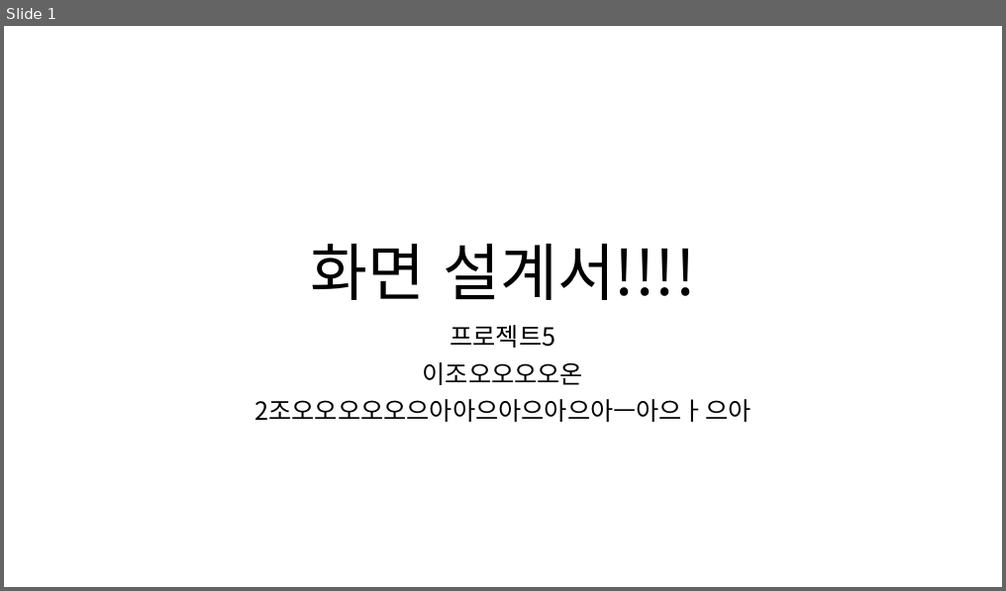
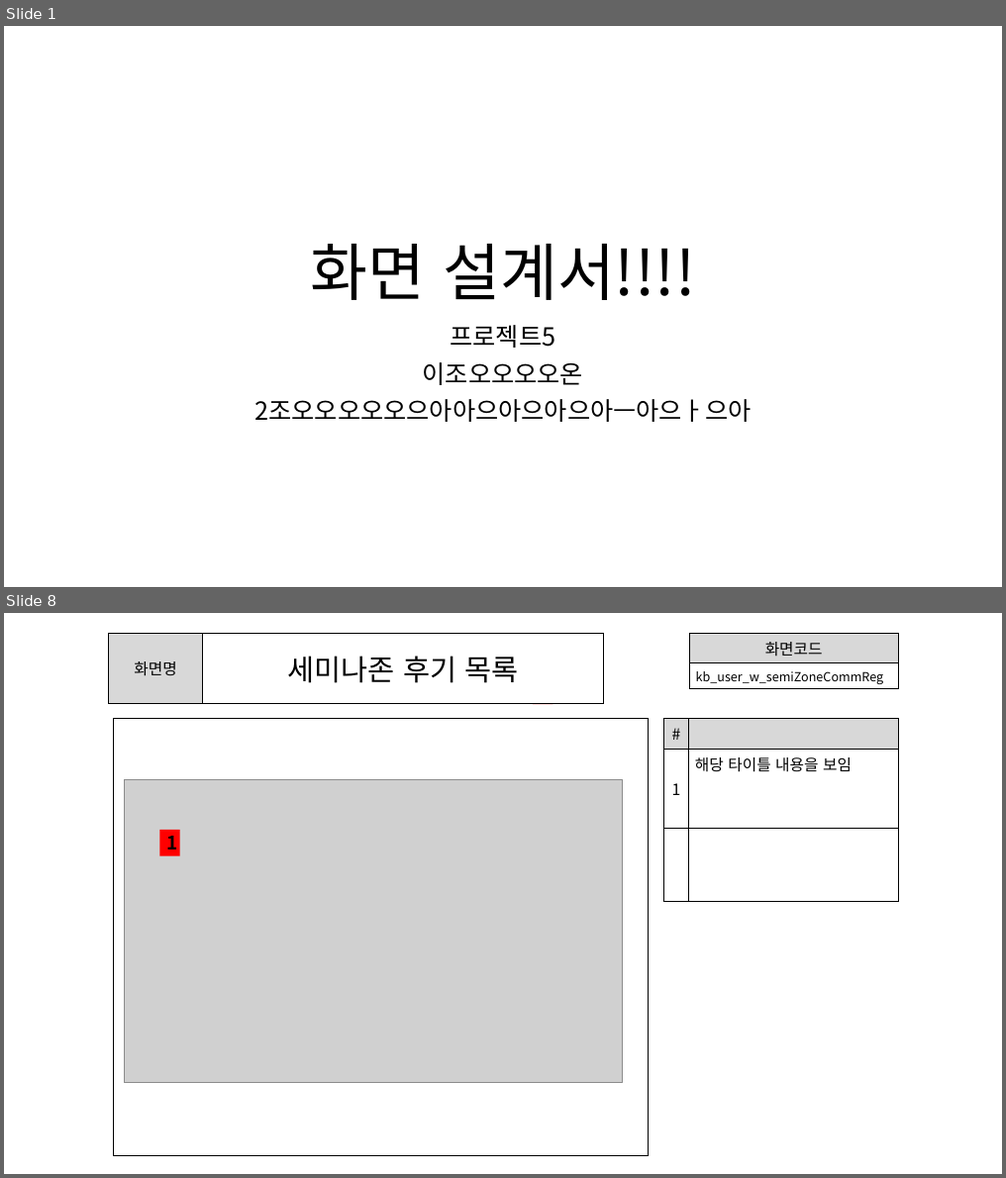
Before and after one commit to ezenteam2/e-Zone, a slide deck: 0 발표용 파워포인트/0403 1차발표/0403 project05 - 파워포인트 - 기범.pptx. Shown one above the other, each under a label of ours: slide 1 before the commit, slides 1 and 8 after it; the slides between them are not shown. The pictures are 1006x591 and 1006x1178 pixels, drawn with LibreOffice and Linux fonts; fonts in the diff are those of the drawing; grey boxes stand for pictures. Boxes give left, top, right and bottom in pixels: in the first picture for what was removed or moved away, otherwise in the second. Text is boxed around its words. In the diff, an @@ line names an element or a change of style, - is before the commit and + after.

```diff
--- a/0 발표용 파워포인트/0403 1차발표/0403 project05 - 파워포인트 - 기범.pptx
+++ b/0 발표용 파워포인트/0403 1차발표/0403 project05 - 파워포인트 - 기범.pptx
@@ slide 8 added at <box>4,613,1002,1174</box>, background #FFFFFF @@
@@ table added at <box>109,633,604,703</box>, 1 rows, 2 columns @@
+화면명 | 세미나존 후기 목록
@@ table added at <box>690,633,898,688</box>, 2 rows, 1 columns @@
+화면코드
+kb_user_w_semiZoneCommReg
@@ text added at <box>450,678,460,683</box>, 18 pt, text #000000, bold @@
+2
@@ text added at <box>480,678,491,683</box>, 18 pt, text #000000, bold @@
+3
@@ text added at <box>509,678,520,682</box>, 18 pt, text #000000, bold @@
+4
@@ text added at <box>541,676,551,703</box>, 18 pt, text #000000, bold @@
+5
@@ text added at <box>570,676,581,703</box>, 18 pt, text #000000, bold @@
+6
@@ rectangle added at <box>113,719,648,1157</box>, fill #FFFFFF, outline #000000 1 pt @@
@@ table added at <box>663,719,899,900</box>, 3 rows, 2 columns @@
+# | 
+1 | 해당 타이틀 내용을 보임
+ | 
@@ picture added at <box>124,780,623,1084</box> @@
@@ rectangle added at <box>159,830,180,857</box>, fill #FF0000, 18 pt, text #000000, bold @@
+1
```
Also in this commit, not shown: 4 slides changed, 2 other slides added, 1 slide removed.
